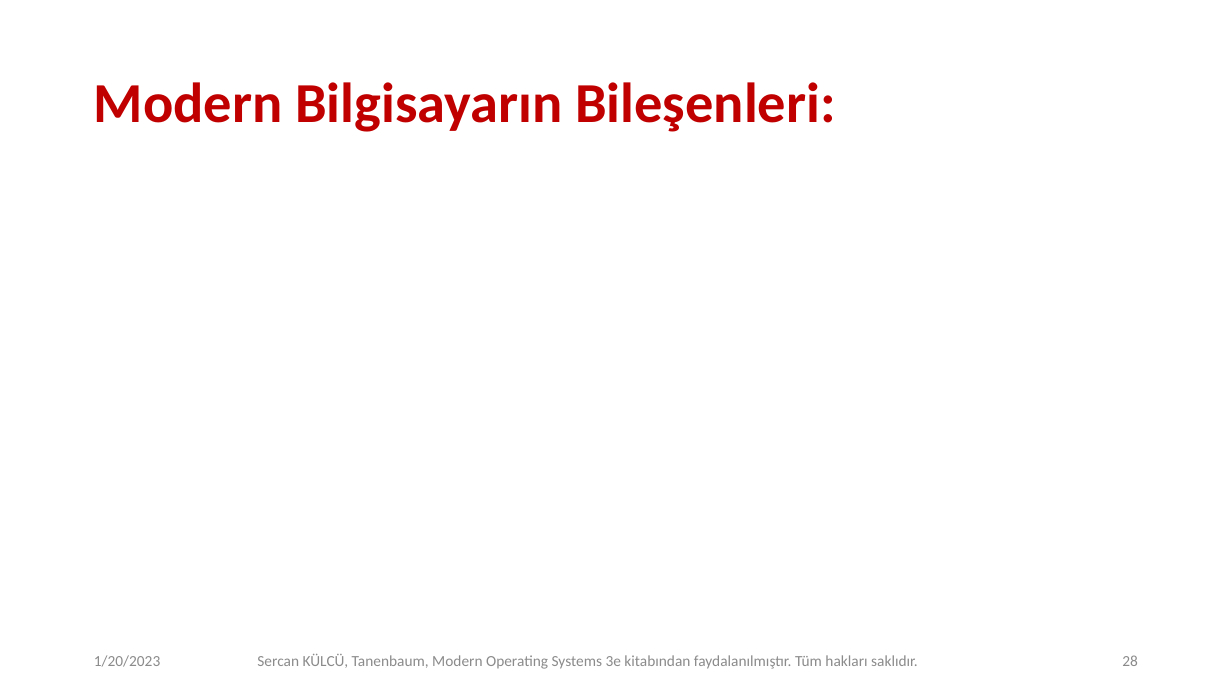
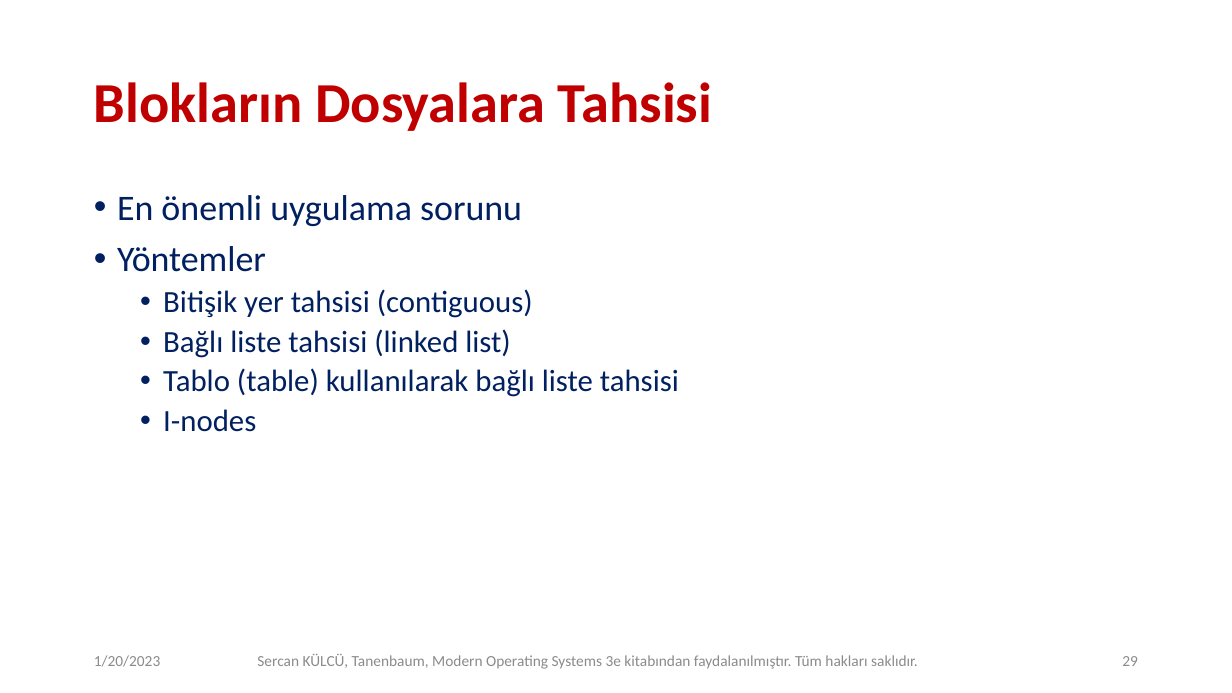
Before and after one commit to sercankulcu/sercankulcu.github.io, a slide deck: slide 29 of files/os/4_Bolum_4_Dosya.pptx (slide 28 before the commit). Drawn at 1232x693 pixels with LibreOffice and Linux fonts; fonts in the diff are those of the drawing. Boxes give left, top, right and bottom in pixels: in the first picture for what was removed or moved away, otherwise in the second. Text is boxed around its words. In the diff, an @@ line names an element or a change of style, - is before the commit and + after.

```diff
--- a/files/os/4_Bolum_4_Dosya.pptx
+++ b/files/os/4_Bolum_4_Dosya.pptx
@@ title at [94,82,712,131]: text changed @@
-Modern Bilgisayarın Bileşenleri:
+Blokların Dosyalara Tahsisi
@@ text added at [117,195,679,432], 24 pt, text #002060 @@
+• En önemli uygulama sorunu
+• Yöntemler
+  • Bitişik yer tahsisi (contiguous)
+  • Bağlı liste tahsisi (linked list)
+  • Tablo (table) kullanılarak bağlı liste tahsisi
+  • I-nodes
@@ page number at [1122,656,1138,666]: text changed @@
-28
+29
```
Also in this commit, not shown: 5 other slides changed, 5 slides added, 1 other file.
